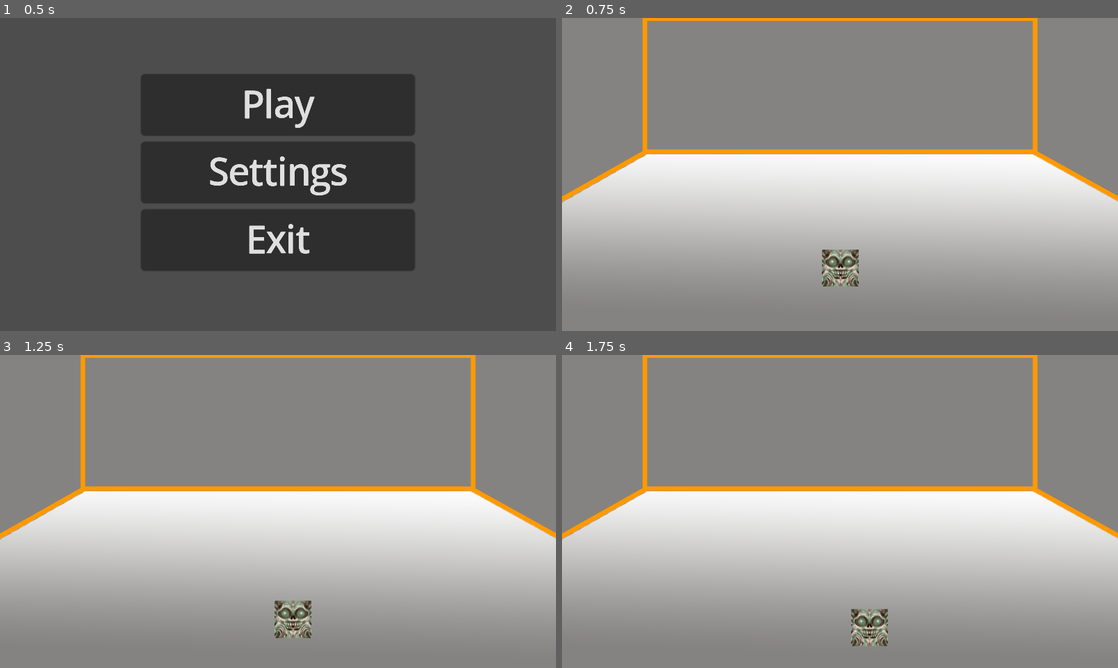
Above: before the commit, frames 1-4 (two rows, left to right).
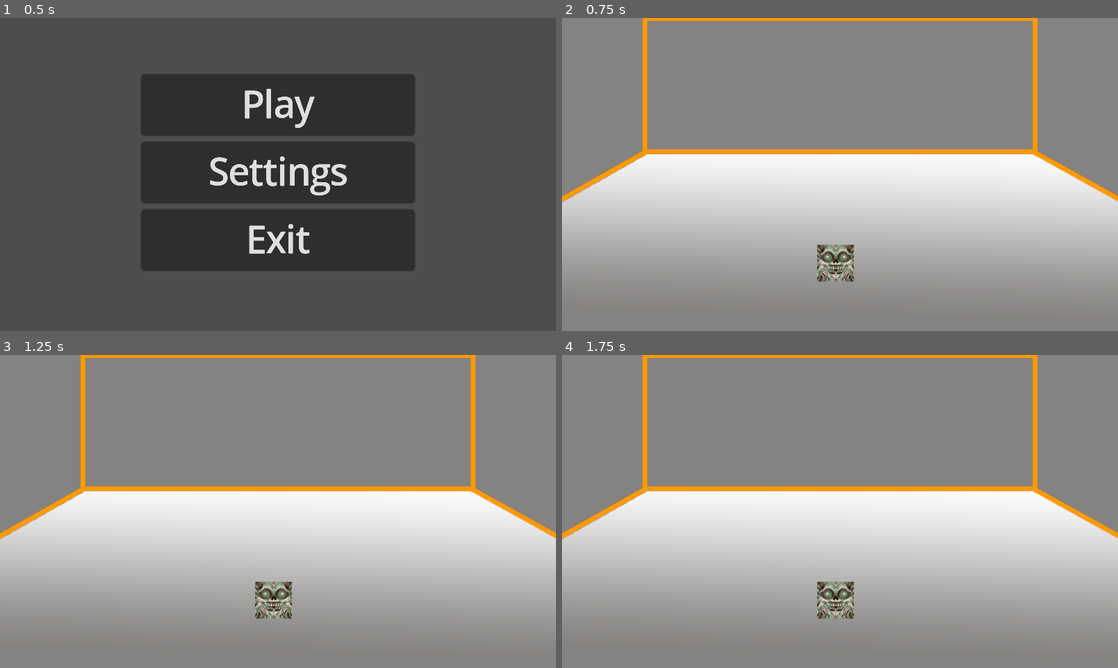
Above: after the commit, the same moments.

Repository: NHemmerly/wild-jam-84
Game: Godot game, scene res://src/main.tscn
Two runs of this game, one before a commit and one after it. Both use one fixed random seed, a clock stepped at 60 frames per second and the inputs below.
Inputs (mouse positions are in pixels of both pictures, inside the frame that each line leads up to):
- Up to frame 1 (0.5 s): no input
- Up to frame 2 (0.75 s): click "Play" at 0.5 s
- Up to frame 3 (1.25 s): no input
- Up to frame 4 (1.75 s): move the mouse to (962, 495) at 1.27 s

Frame 1 is identical in both runs. In frame 2, 0.8% of the frame differs, in the area x 45-54%, y 72-86%; in frame 3, 1.2%; in frame 4, 1.3%, in the area x 45-59%, y 72-94%.
Error after the commit: Assertion failed: The CritterState type must be used only in the critter scene. (res://states/critter_state.gd:13)

Commit message:
try to get state machine to work

Diff:
--- a/mobs/character_body_2d.gd
+++ b/mobs/character_body_2d.gd
@@ -1,10 +1,11 @@
-extends CharacterBody2D
+class_name Critter extends CharacterBody2D
 
-const SPEED = 100
+@export var speed = 100
 
 func _physics_process(_delta: float) -> void:
-	velocity = Vector2.ZERO
-	velocity.x = SPEED
-	velocity.y = SPEED
 
 	move_and_slide()
+
+
+func _on_wander_cooldown_timeout() -> void:
+	pass # Replace with function body.
--- a/mobs/mob_temp.tscn
+++ b/mobs/mob_temp.tscn
@@ -1,18 +1,22 @@
-[gd_scene load_steps=4 format=3 uid="uid://ccwv2t67g0nj4"]
+[gd_scene load_steps=5 format=3 uid="uid://ccwv2t67g0nj4"]
 
-[ext_resource type="Script" uid="uid://cnkipjdmkv8ni" path="res://mobs/character_body_2d.gd" id="1_7ifc8"]
 [ext_resource type="Texture2D" uid="uid://b0grjha0aigqw" path="res://assets/skull2.png" id="1_fjkro"]
+[ext_resource type="PackedScene" uid="uid://bab5677agfrq2" path="res://utility/mob_state_machine.tscn" id="3_2jubo"]
+[ext_resource type="Script" uid="uid://cefjiyylswdw1" path="res://states/critter_state.gd" id="4_u264k"]
 
 [sub_resource type="RectangleShape2D" id="RectangleShape2D_7ifc8"]
 size = Vector2(128, 128)
 
-[node name="mob_temp" type="Node2D"]
+[node name="critter" type="CharacterBody2D"]
+script = ExtResource("4_u264k")
 
-[node name="CharacterBody2D" type="CharacterBody2D" parent="."]
-script = ExtResource("1_7ifc8")
-
-[node name="CollisionShape2D" type="CollisionShape2D" parent="CharacterBody2D"]
+[node name="CollisionShape2D" type="CollisionShape2D" parent="."]
 shape = SubResource("RectangleShape2D_7ifc8")
 
-[node name="Sprite2D" type="Sprite2D" parent="CharacterBody2D"]
+[node name="Sprite2D" type="Sprite2D" parent="."]
 texture = ExtResource("1_fjkro")
+
+[node name="Timer" type="Timer" parent="."]
+autostart = true
+
+[node name="mob_state_machine" parent="." instance=ExtResource("3_2jubo")]
--- a/state_machine.gd
+++ /dev/null
@@ -1,3 +0,0 @@
-class_name StateMachine extends Node
-
-@export var initial_state: State = null
--- /dev/null
+++ b/states/critter_state.gd
@@ -0,0 +1,13 @@
+class_name CritterState extends State
+
+const IDLE = "Idle"
+const WANDER = "Wander"
+
+var critter: Critter
+
+func _ready() -> void:
+	await owner.ready
+	print(owner)
+	critter = owner as Critter
+	print(critter)
+	assert(critter != null, "The CritterState type must be used only in the critter scene.")
--- /dev/null
+++ b/states/idle.gd
@@ -0,0 +1,12 @@
+extends CritterState
+
+
+func enter(previous_state_path: String, data := {}) -> void:
+	critter.velocity.x = 0.0
+	critter.Timer.start()
+
+func physics_update(_delta: float) -> void:
+	critter.move_and_slide()
+
+	if critter.Timer.time_left <= 0:
+		finished.emit(WANDER)
--- /dev/null
+++ b/states/wander.gd
@@ -0,0 +1,11 @@
+extends CritterState
+
+func enter(previous_state_path: String, data := {}) -> void:
+	critter.velocity.x = 1 * critter.speed
+	critter.Timer.start()
+
+func physics_update(_delta: float) -> void:
+	critter.move_and_slide()
+
+	if critter.Timer.time_left <= 0:
+		finished.emit(IDLE)
--- a/utility/idle.gd
+++ /dev/null
@@ -1 +0,0 @@
-extends Node2D
--- a/utility/mob_state_machine.gd
+++ /dev/null
@@ -1 +0,0 @@
-extends Node2D
--- a/utility/mob_state_machine.tscn
+++ b/utility/mob_state_machine.tscn
@@ -1,14 +1,16 @@
-[gd_scene load_steps=3 format=3 uid="uid://bab5677agfrq2"]
+[gd_scene load_steps=4 format=3 uid="uid://bab5677agfrq2"]
 
-[ext_resource type="Script" uid="uid://be3nvvw8itrg8" path="res://utility/mob_state_machine.gd" id="1_tq8kd"]
-[ext_resource type="Script" uid="uid://drrwrf0yk1l5y" path="res://utility/idle.gd" id="2_xcciu"]
+[ext_resource type="Script" uid="uid://caaxlwu28g2nj" path="res://utility/state_machine.gd" id="1_xcciu"]
+[ext_resource type="Script" uid="uid://q3yfh32rnvdk" path="res://states/idle.gd" id="2_xcciu"]
+[ext_resource type="Script" uid="uid://cui1i2u0ef8ic" path="res://states/wander.gd" id="3_s6els"]
 
 [node name="mob_state_machine" type="Node2D"]
-script = ExtResource("1_tq8kd")
+script = ExtResource("1_xcciu")
 
 [node name="Idle" type="Node2D" parent="."]
 script = ExtResource("2_xcciu")
 
 [node name="Wander" type="Node2D" parent="."]
+script = ExtResource("3_s6els")
 
 [node name="Eating" type="Node2D" parent="."]
--- a/utility/state_machine.gd
+++ b/utility/state_machine.gd
@@ -1 +1,40 @@
-extends Node2D
+class_name StateMachine extends Node
+
+## The initial state of the state machine. If not set, the first child node is used.
+@export var initial_state: State = null
+
+## The current state of the state machine.
+@onready var state: State = (func get_initial_state() -> State:
+	return initial_state if initial_state != null else get_child(0)
+).call()
+
+func _ready() -> void:
+	# Give every state a reference to the state machine.
+	for state_node: State in find_children("*", "State"):
+		state_node.finished.connect(_transition_to_next_state)
+
+	# State machines usually access data from the root node of the scene they're part of: the owner.
+	# We wait for the owner to be ready to guarantee all the data and nodes the states may need are available.
+	await owner.ready
+	state.enter("")
+
+func _unhandled_input(event: InputEvent) -> void:
+	state.handle_input(event)
+
+
+func _process(delta: float) -> void:
+	state.update(delta)
+
+
+func _physics_process(delta: float) -> void:
+	state.physics_update(delta)
+
+func _transition_to_next_state(target_state_path: String, data: Dictionary = {}) -> void:
+	if not has_node(target_state_path):
+		printerr(owner.name + ": Trying to transition to state " + target_state_path + " but it does not exist.")
+		return
+
+	var previous_state_path := state.name
+	state.exit()
+	state = get_node(target_state_path)
+	state.enter(previous_state_path, data)
--- a/utility/state_machine.tscn
+++ b/utility/state_machine.tscn
@@ -1,9 +1,11 @@
 [gd_scene load_steps=2 format=3 uid="uid://bcsupn0ux1fcf"]
 
-[ext_resource type="Script" uid="uid://c6uhfw72u8eh1" path="res://utility/state_machine.gd" id="1_tpake"]
+[sub_resource type="GDScript" id="GDScript_d8b10"]
+script/source = "extends Node2D
+"
 
 [node name="state_machine" type="Node2D"]
-script = ExtResource("1_tpake")
+script = SubResource("GDScript_d8b10")
 
 [node name="main_menu" type="Node2D" parent="."]
 
Not shown, removed: state_machine.gd.uid
Not shown, added: states/critter_state.gd.uid
Not shown, added: states/idle.gd.uid
Not shown, added: states/wander.gd.uid
Not shown, removed: utility/idle.gd.uid
Not shown, removed: utility/mob_state_machine.gd.uid
Not shown, changed: utility/state_machine.gd.uid
